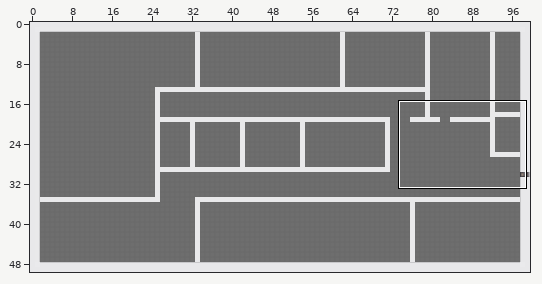
Tiled map (JSON): map/balticOffice.json. The picture above shows the old version from afar; the outline marks the close-up.
Close-up. Before the commit:
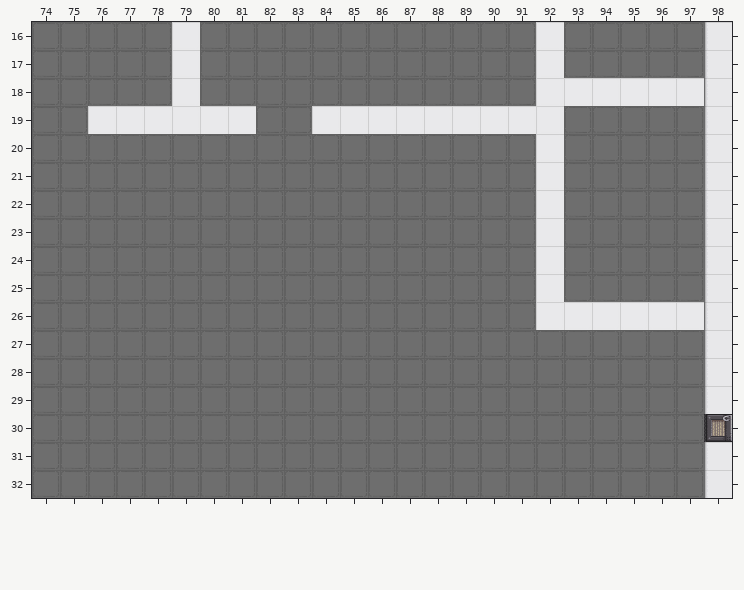
Cells are 32x32 px. Shown: x 74..98, y 16..32. The commit also changed other parts of the map, which this record leaves out.
The result:
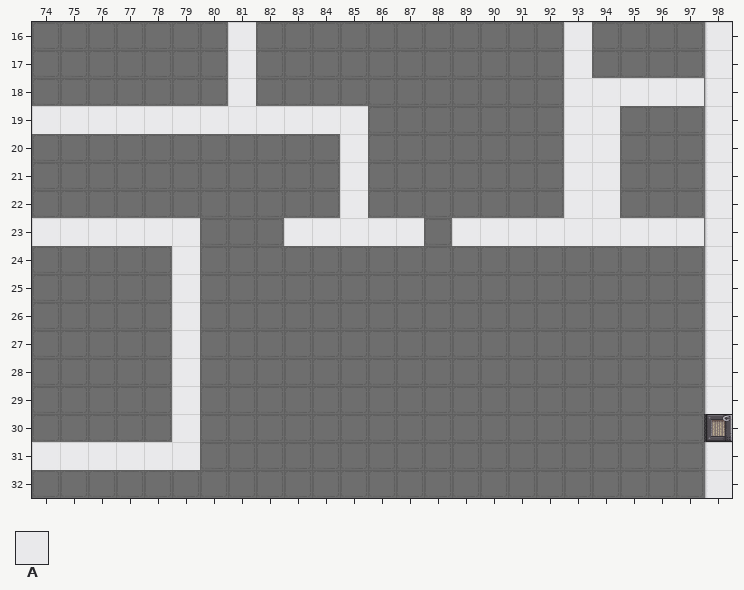
Key: from "cija_32x32_expansion for Pipoy": A 721.
_ is an empty cell.
Tiles replaced or removed in this view: A.
From old to new:
Changed rows in their new state; . is an unchanged cell.
Layer "bottomWall":
first column x 74:
16 ....._.A.........._A....
17 ....._.A.........._A....
18 ....._.A.........._.....
19 AA......AA.._______AA...
20 ...........A......_AA...
21 ...........A......_AA...
22 ...........A......_AA...
23 AAAAAA...AAAAA.AAA.AAAAA
24 .....A............_.....
25 .....A............_.....
26 .....A............______
27 .....A..................
28 .....A..................
29 .....A..................
30 .....A..................
31 AAAAAA..................
